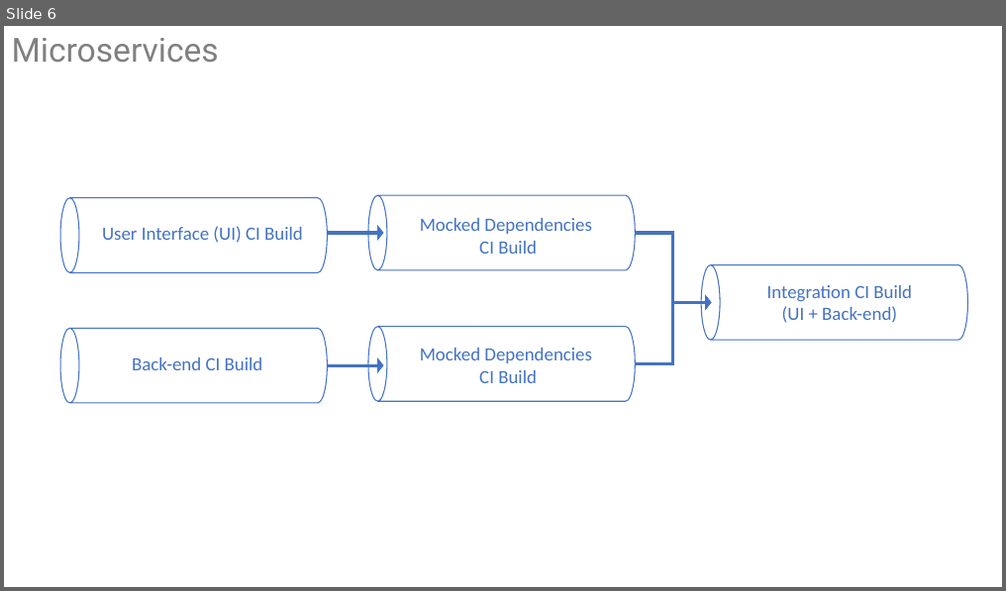
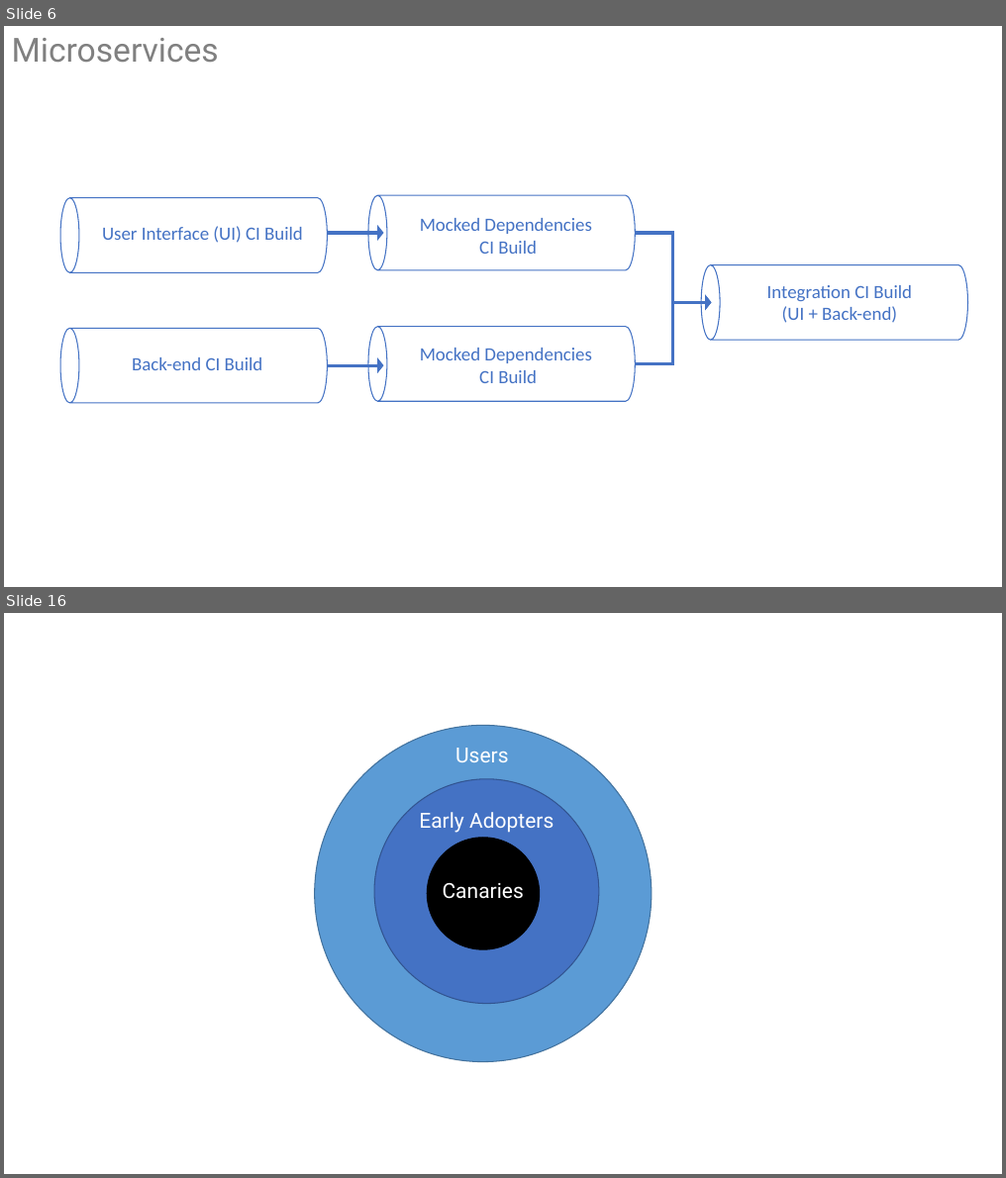
Before and after one commit to ALM-Rangers/Guidance, a slide deck: src/DevOps/Illustrations.pptx. Shown one above the other, each under a label of ours: slide 6 before the commit, slides 6 and 16 after it; the slides between them are not shown. The pictures are 1006x591 and 1006x1178 pixels, drawn with LibreOffice and Linux fonts; fonts in the diff are those of the drawing. Boxes give left, top, right and bottom in pixels: in the first picture for what was removed or moved away, otherwise in the second. Text is boxed around its words. In the diff, an @@ line names an element or a change of style, - is before the commit and + after.

```diff
--- a/src/DevOps/Illustrations.pptx
+++ b/src/DevOps/Illustrations.pptx
@@ slide 16 added at bbox=[4, 613, 1002, 1174], background #FFFFFF @@
@@ ellipse added at bbox=[315, 725, 651, 1062], fill #5B9BD5, outline #43739E 1 pt @@
@@ text added at bbox=[455, 748, 509, 762], 20 pt, text #FFFFFF @@
+Users
@@ ellipse added at bbox=[374, 779, 599, 1004], fill #4472C4, outline #325491 1 pt @@
@@ text added at bbox=[419, 812, 553, 833], 20 pt, text #FFFFFF @@
+Early Adopters
@@ ellipse added at bbox=[427, 838, 540, 950], fill #000000, outline #000000 1 pt @@
@@ text added at bbox=[443, 883, 524, 899], 20 pt, text #FFFFFF @@
+Canaries
```
Also in this commit, not shown: 11 other slides added, 41 other files.
